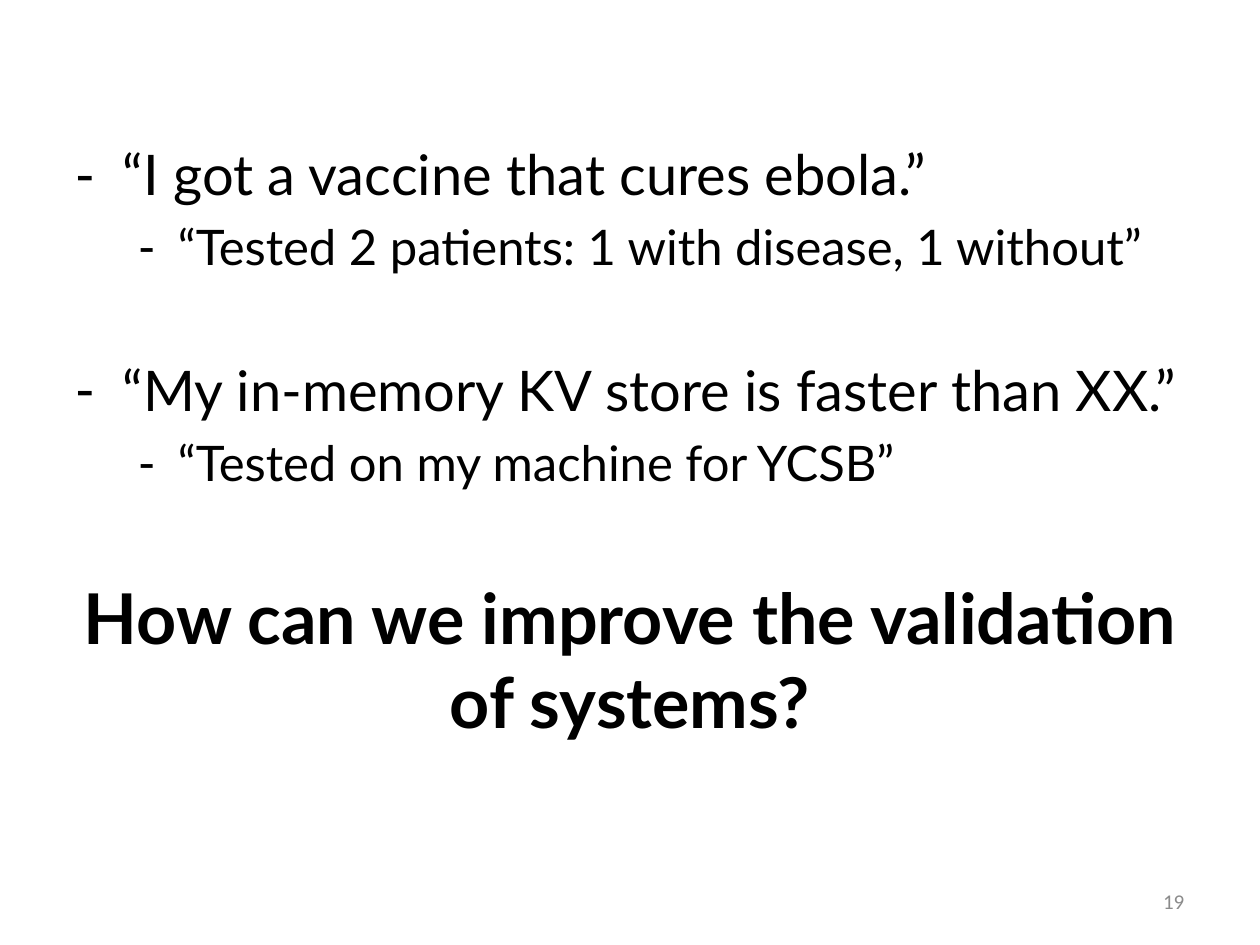
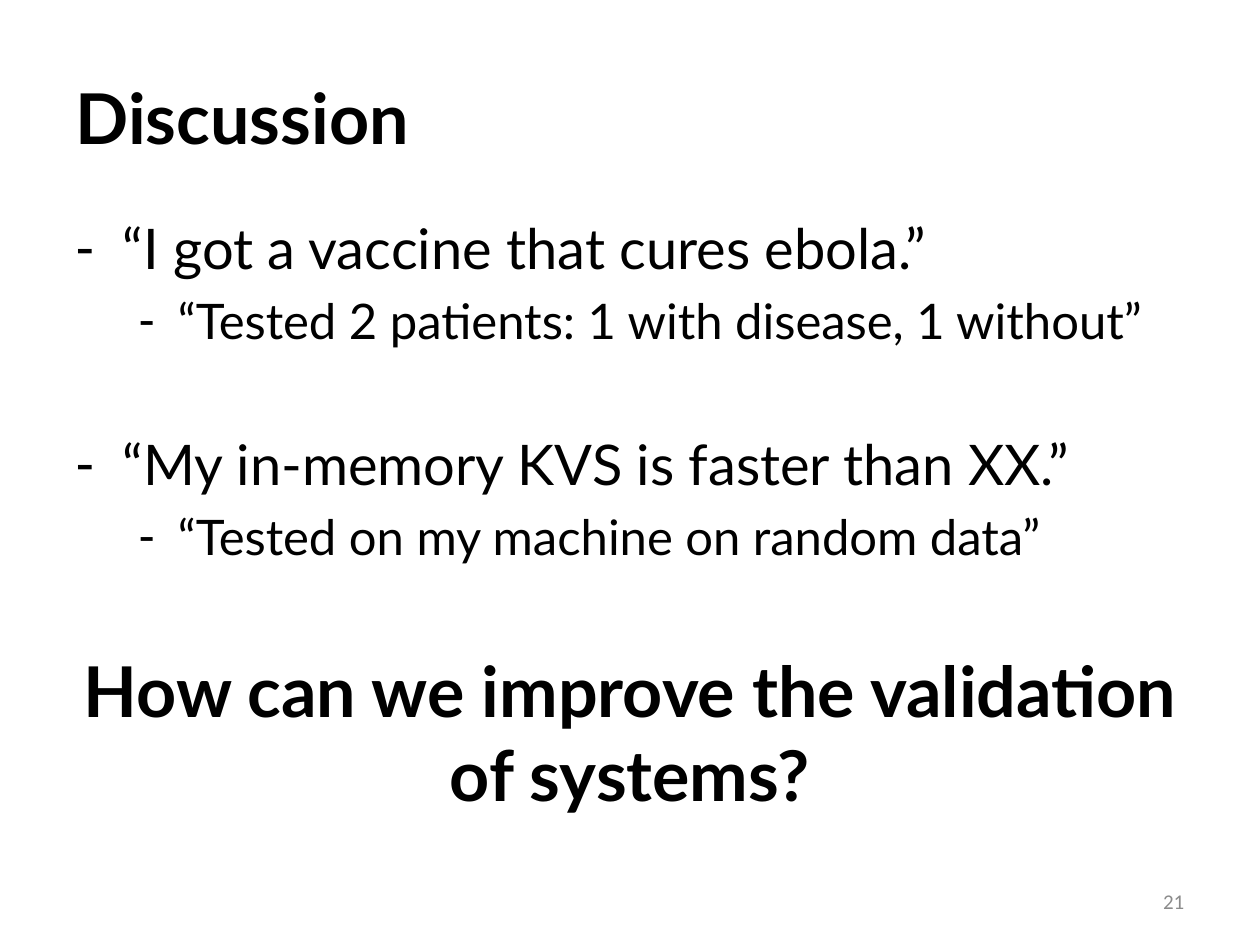
Before and after one commit to ivotron/varsys16, a slide deck: slide 21 of slides.pptx (slide 19 before the commit). Drawn at 1260x945 pixels with LibreOffice and Linux fonts; fonts in the diff are those of the drawing. Boxes give left, top, right and bottom in pixels: in the first picture for what was removed or moved away, otherwise in the second. Text is boxed around its words. In the diff, an @@ line names an element or a change of style, - is before the commit and + after.

```diff
--- a/slides.pptx
+++ b/slides.pptx
@@ title added at [76, 92, 409, 145], 40 pt, text #000000, bold @@
+Discussion
@@ text "“I got a vaccine that ...": place and size @@
-text "“I got a vaccine that ..." at [84, 152, 1176, 740]
+text "“I got a vaccine that ..." at [84, 226, 1176, 813]
@@ text at [123, 442, 1068, 564]: text changed @@
-– “My in-memory KV store is faster than XX.”
-  – “Tested on my machine for YCSB”
+– “My in-memory KVS is faster than XX.”
+  – “Tested on my machine on random data”
@@ page number at [1163, 895, 1184, 909]: text changed @@
-19
+21
```
Also in this commit, not shown: 18 other slides changed, 3 slides added, 3 slides removed.
